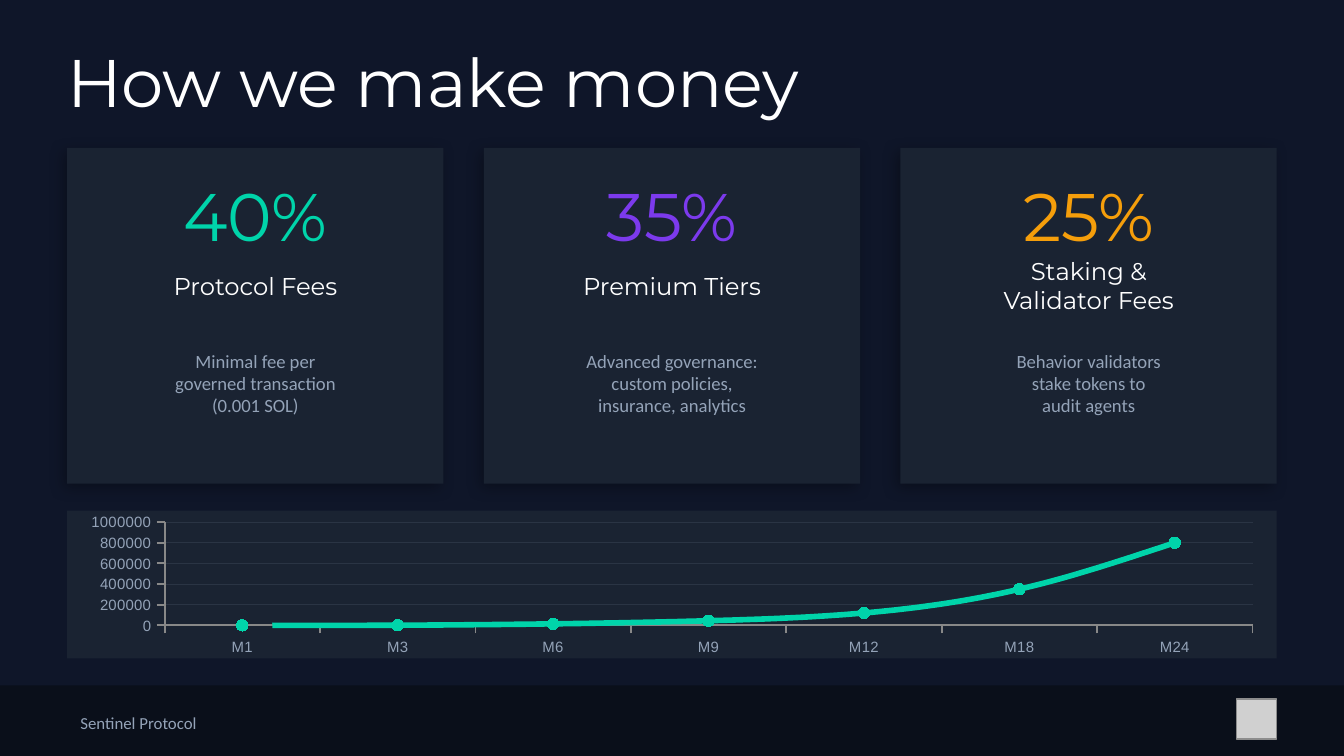
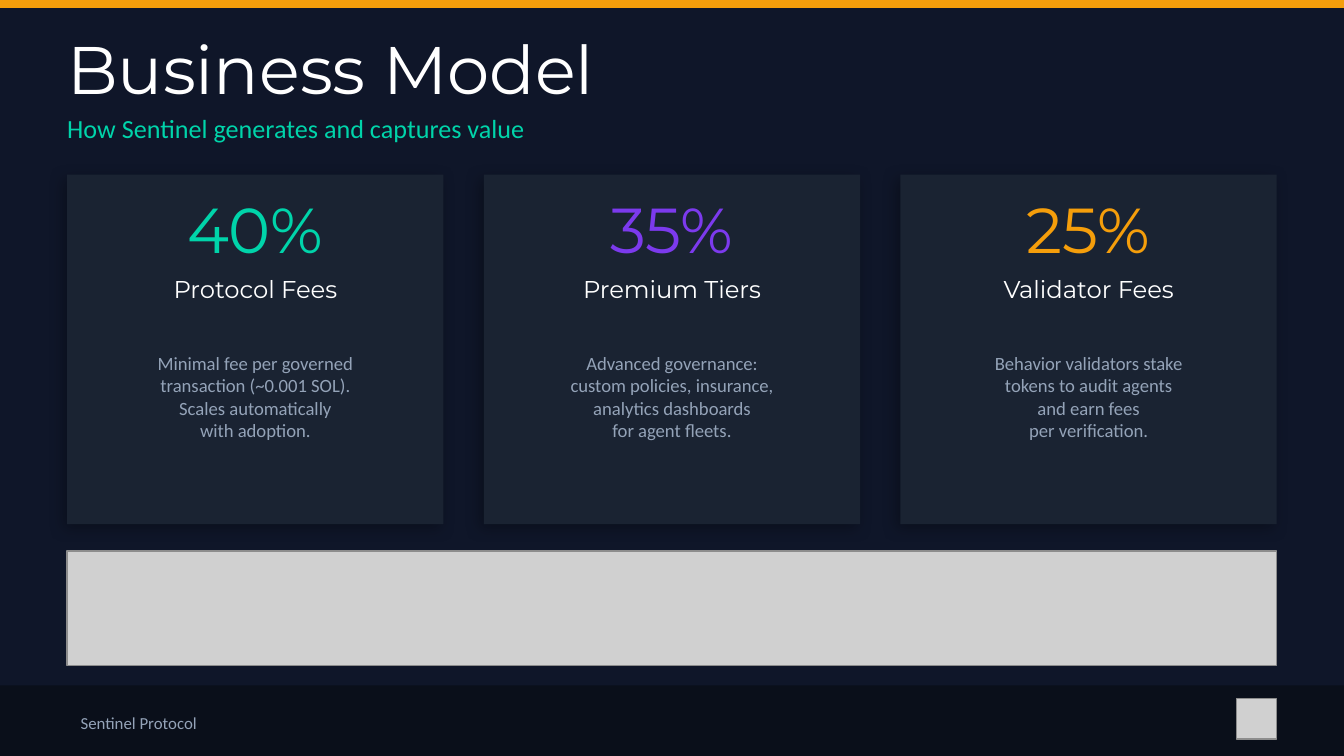
Before and after one commit to aquental/sentinel-protocol, a slide deck: slide 5 of slides/Sentinel_Protocol_Pitch_Deck_EN.pptx (slide 13 before the commit). Drawn at 1344x756 pixels with LibreOffice and Linux fonts; fonts in the diff are those of the drawing; grey boxes stand for pictures. Boxes give left, top, right and bottom in pixels: in the first picture for what was removed or moved away, otherwise in the second. Text is boxed around its words. In the diff, an @@ line names an element or a change of style, - is before the commit and + after.

```diff
--- a/slides/Sentinel_Protocol_Pitch_Deck_EN.pptx
+++ b/slides/Sentinel_Protocol_Pitch_Deck_EN.pptx
@@ rectangle added at [0,0,1344,8], fill #F59E0B @@
@@ text removed at [67,57,799,121] @@
-How we make money
@@ text added at [67,44,594,95], 36 pt, text #FFFFFF @@
+Business Model
@@ text added at [67,120,524,143], 14 pt, text #00D4AA @@
+How Sentinel generates and captures value
@@ rectangle: place and size @@
-rectangle at [67,148,444,484]
+rectangle at [67,175,444,524]
@@ rectangle: place and size @@
-rectangle at [484,148,860,484]
+rectangle at [484,175,860,524]
@@ rectangle: place and size @@
-rectangle at [900,148,1277,484]
+rectangle at [900,175,1277,524]
@@ text "40%": place and size @@
-text "40%" at [183,193,328,242]
+text "40%" at [187,208,323,254]
@@ text "35%": place and size @@
-text "35%" at [607,193,737,242]
+text "35%" at [611,208,734,254]
@@ size 36 to 34 pt in 3 elements at [187,208,323,254], [611,208,734,254], [1027,208,1151,254] @@
@@ text "25%": place and size @@
-text "25%" at [1023,193,1154,242]
+text "25%" at [1027,208,1151,254]
@@ text "Validator Fees": place and size @@
-text "Validator Fees" at [1004,262,1174,309]
+text "Validator Fees" at [1004,280,1174,298]
@@ text at [1031,262,1124,285]: paragraph removed @@
-Staking &
@@ text at [158,357,353,440]: text changed @@
-Minimal fee per
-governed transaction
-(0.001 SOL)
+Minimal fee per governed
+transaction (~0.001 SOL).
+Scales automatically
+with adoption.
@@ text at [995,357,1182,440]: text changed @@
-Behavior validators
-stake tokens to
-audit agents
+Behavior validators stake
+tokens to audit agents
+and earn fees
+per verification.
@@ text at [571,379,774,440]: text changed @@
-custom policies,
-insurance, analytics
+custom policies, insurance,
+analytics dashboards
+for agent fleets.
@@ line chart removed at [67,511,1277,659] @@
-categories: M1, M3, M6, M9, M12, M18, M24
-Series 1: 0, 0, 20000, 40000, 120000, 350000, 800000
@@ picture added at [67,551,1277,665] @@
```
Also in this commit, not shown: 2 other slides changed, 5 slides added, 14 slides removed, 2 other files.
